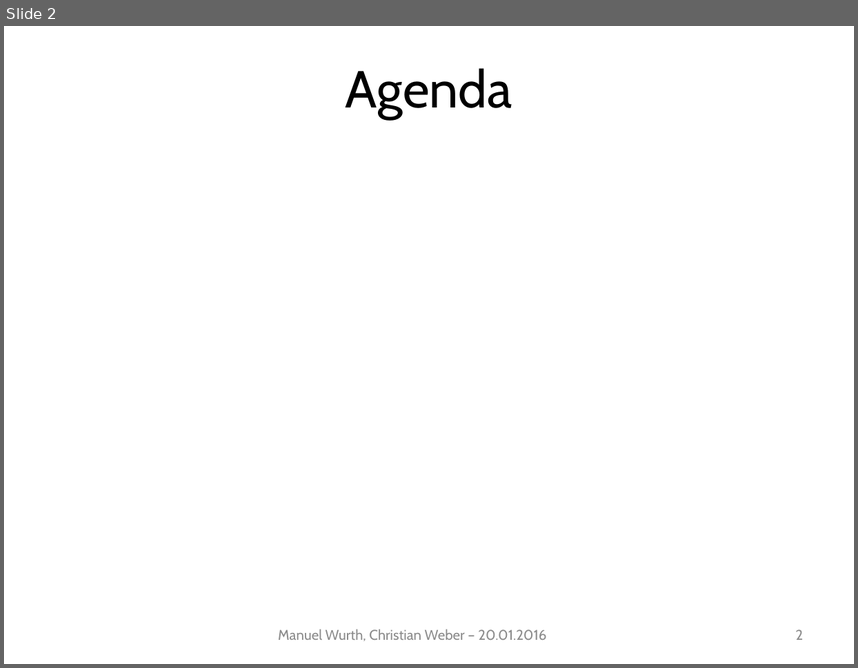
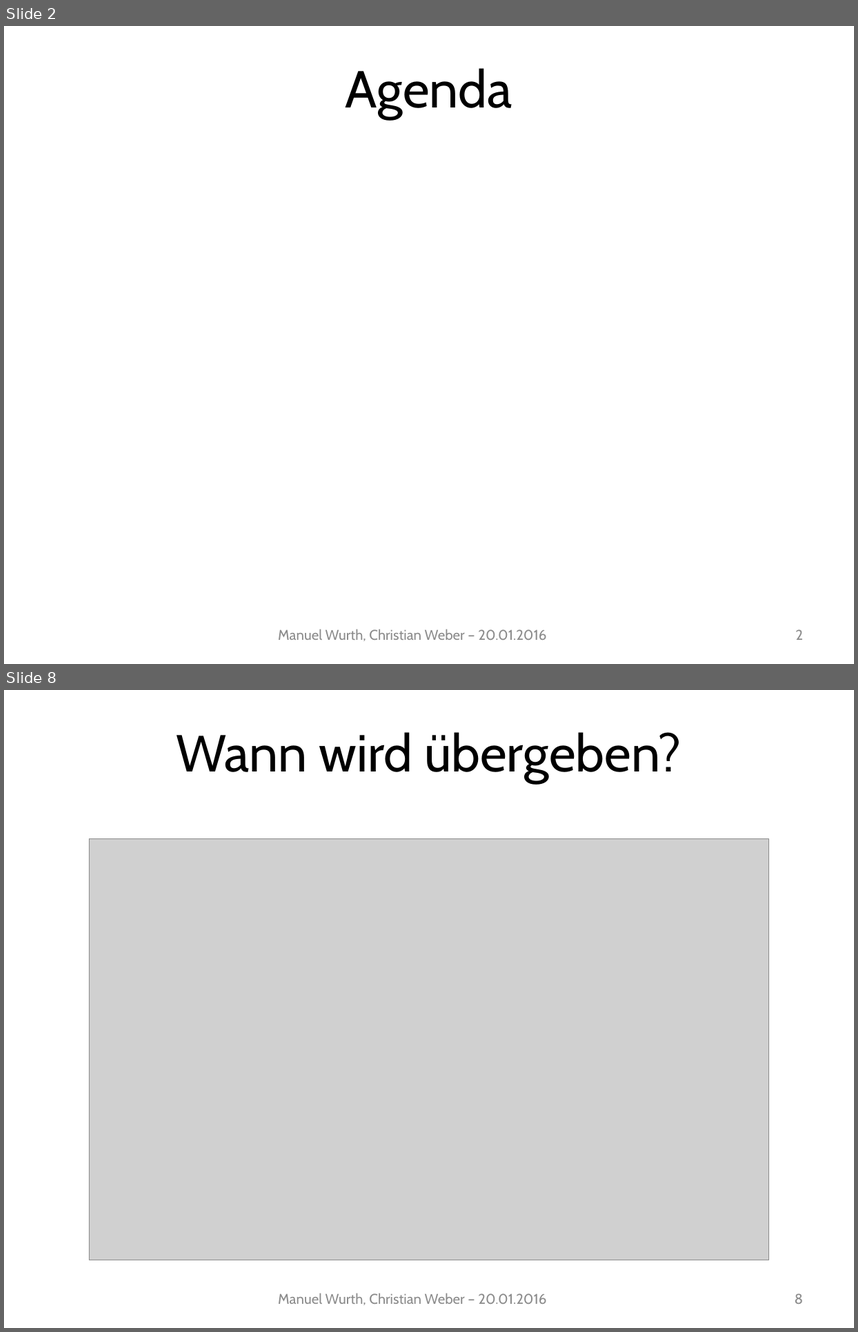
Before and after one commit to Mudvayne/FischertechnikSimulator, a slide deck: Documentation/Präsentation/Präsentation.pptx. Shown one above the other, each under a label of ours: slide 2 before the commit, slides 2 and 8 after it; the slides between them are not shown. The pictures are 858x668 and 858x1332 pixels, drawn with LibreOffice and Linux fonts; fonts in the diff are those of the drawing; grey boxes stand for pictures; background and template pictures are left out. Boxes give left, top, right and bottom in pixels: in the first picture for what was removed or moved away, otherwise in the second. Text is boxed around its words. In the diff, an @@ line names an element or a change of style, - is before the commit and + after.

```diff
--- a/Documentation/Präsentation/Präsentation.pptx
+++ b/Documentation/Präsentation/Präsentation.pptx
@@ slide 8 added at (4,690,854,1328), background #FFFFFF @@
@@ title added at (176,732,682,782), 44 pt, text #000000 @@
+Wann wird übergeben?
@@ picture added at (89,839,769,1259) @@
@@ text added at (278,1292,546,1305), 12 pt, text #8C8C8C @@
+Manuel Wurth, Christian Weber – 20.01.2016
@@ page number added at (795,1293,803,1303), 12 pt, text #8C8C8C @@
+8
```
Also in this commit, not shown: 1 slide changed, 14 other slides added, 2 other files.
